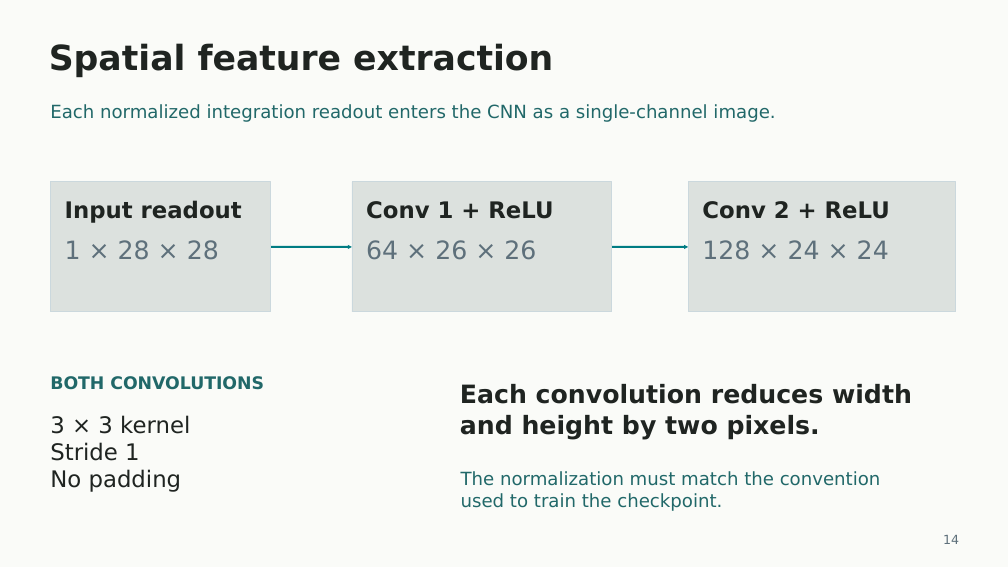
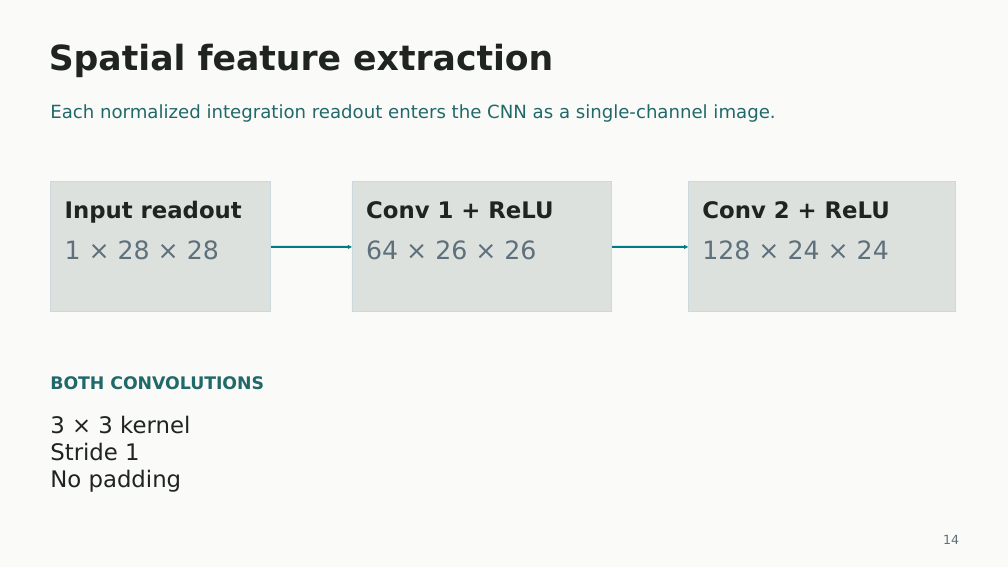
Before and after one commit to CapriTheGoat/QuantaNeuralNetworks, a slide deck: slide 13 of TR_SPAD_Thesis.odp. Drawn at 1008x567 pixels with LibreOffice and Linux fonts; fonts in the diff are those of the drawing. Boxes give left, top, right and bottom in pixels: in the first picture for what was removed or moved away, otherwise in the second. Text is boxed around its words. In the diff, an @@ line names an element or a change of style, - is before the commit and + after.

```diff
--- a/TR_SPAD_Thesis.odp
+++ b/TR_SPAD_Thesis.odp
@@ text removed at [460,384,912,440] @@
-Each convolution reduces width and height by two pixels.
@@ text removed at [461,471,881,511] @@
-The normalization must match the convention used to train the checkpoint.
```
Also in this commit, not shown: 3 other slides changed, 2 other files.
